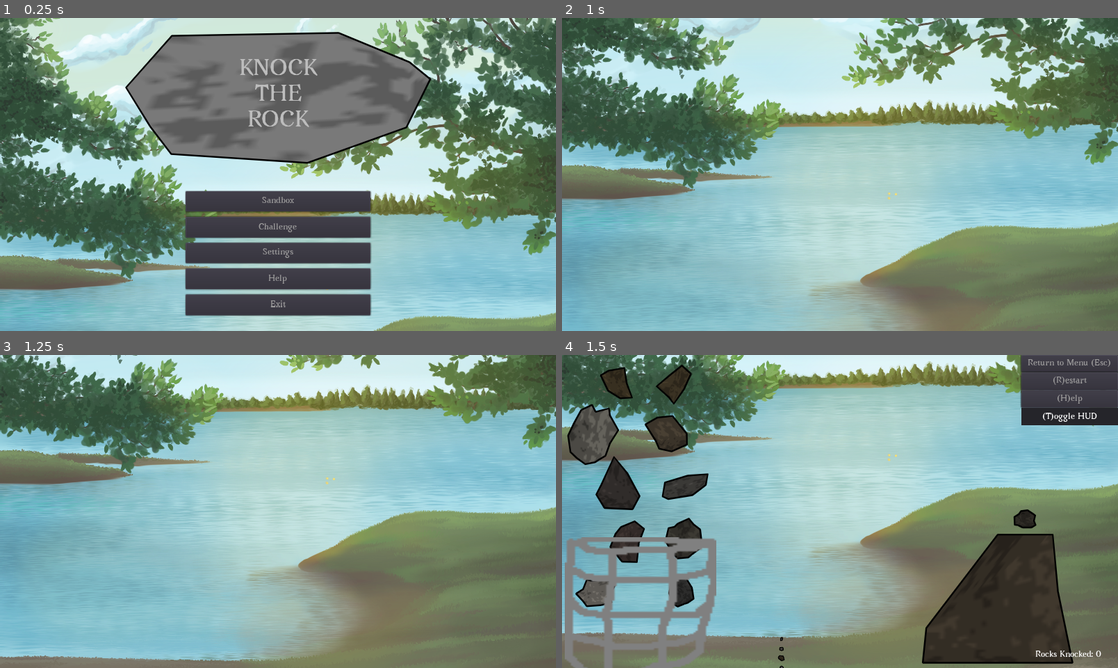
Above: before the commit, frames 1-4 (two rows, left to right).
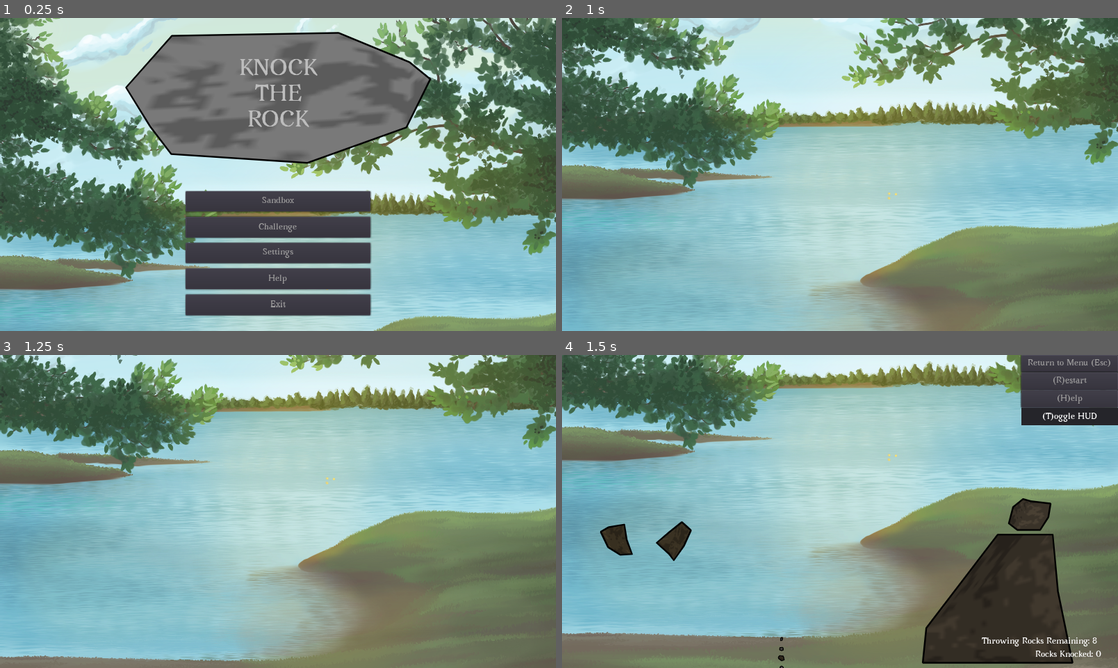
Above: after the commit, the same moments.

Repository: ebrahimebrahim/knock-the-rock
Game: Godot game, scene res://MenuScreen.tscn
Same seed, same stepped clock (60 frames per second), same inputs: the game is played once before the commit and once after it.
Inputs (mouse positions are in pixels of both pictures, inside the frame that each line leads up to):
- Up to frame 1 (0.25 s): no input
- Up to frame 2 (1 s): click "Challenge" at 0.5 s
- Up to frame 3 (1.25 s): no input
- Up to frame 4 (1.5 s): move the mouse to (962, 495) at 1.27 s; press the mouse at (962, 495) at 1.28 s

Frames 1-3 are identical in both runs. In frame 4, 10% of the frame differs, in the area x 0-97%, y 3-100%.

Commit message:
challenge mode now starts with a pair of rocks
You get a new rock when one is lost, receiving 10 rocks total. The number of new rocks remaining can be viewed by the player on a label. I'm trying to figure out if any of the code in check_endgame_condition() is now unnecessary, but it doesn't seem to be.

Diff:
--- a/ktr/GameChallenge.gd
+++ b/ktr/GameChallenge.gd
@@ -3,17 +3,14 @@
 var target_rock : Rock
 var target_rock_has_been_touched : bool
 var throwing_rocks = [] # list of Rocks that can be thrown-- some items in list will have been deleted at times
+var throwing_rocks_remaining : int = 10
 var beuld_topmid : Vector2
 var score : int = 0
 
 
 func _ready():
-	for spawn_line in $RockSpawnLines.get_children():
-		throwing_rocks += spawn_rocks((10/$RockSpawnLines.get_child_count()),spawn_line)
-
-	for rock in throwing_rocks:
-		rock.connect("tree_exited",self,"check_endgame_condition")
-		rock.connect("became_unholdable",self,"check_endgame_condition")
+	for _i in range(2):
+		place_new_throwing_rock()
 
 	beuld_topmid = beuld.global_transform.xform(beuld.top_mid())
 
@@ -39,7 +36,19 @@
 
 func increment_score():
 	score += 1
-	$ScoreLabelLayer/ScoreLabel.text = "Rocks Knocked: " + str(score)
+	$LabelsLayer/ScoreLabel.text = "Rocks Knocked: " + str(score)
+
+
+func place_new_throwing_rock():
+	var rock = spawn_rocks(1,$RockSpawnLine)
+	rock[0].connect("tree_exited",self,"check_endgame_condition")
+	rock[0].connect("became_unholdable",self,"check_endgame_condition")
+	throwing_rocks += rock
+	decrement_throwing_rocks_remaining()
+
+func decrement_throwing_rocks_remaining():
+	throwing_rocks_remaining -= 1
+	$LabelsLayer/ThrowingRocksRemainingLabel.text = "Throwing Rocks Remaining: " + str(throwing_rocks_remaining)
 
 
 func place_new_target_rock():
@@ -62,12 +71,18 @@
 
 
 func check_endgame_condition():
-	if not is_inside_tree(): return # if check was triggered by a scene restart, for example
+	if not is_inside_tree(): return false # if check was triggered by a scene restart, for example
 	for rock in throwing_rocks:
 		if is_instance_valid(rock) and rock.is_inside_tree() and rock.holdable:
-			return
+			return false
 	$DelayTillEndGame.start()
+	return true
 
 
 func _on_DelayTillEndGame_timeout():
 	print("game has ended with score of ",score) # placeholder
+
+
+func _on_LineOfPebbles_rock_lost():
+	if throwing_rocks_remaining:
+		place_new_throwing_rock()
--- a/ktr/GameChallenge.tscn
+++ b/ktr/GameChallenge.tscn
@@ -1,13 +1,9 @@
-[gd_scene load_steps=8 format=2]
+[gd_scene load_steps=6 format=2]
 
 [ext_resource path="res://GameBase.tscn" type="PackedScene" id=1]
 [ext_resource path="res://GameChallenge.gd" type="Script" id=2]
-[ext_resource path="res://images/crappy_wire_basket.png" type="Texture" id=3]
 [ext_resource path="res://theme.tres" type="Theme" id=4]
 [ext_resource path="res://LineOfPebbles.gd" type="Script" id=5]
-
-[sub_resource type="RectangleShape2D" id=1]
-extents = Vector2( 2.79635, 38.2724 )
 
 [sub_resource type="RectangleShape2D" id=2]
 extents = Vector2( 430.518, 705.9 )
@@ -15,52 +11,12 @@
 [node name="GameChallenge" instance=ExtResource( 1 )]
 script = ExtResource( 2 )
 
-[node name="crappy_wire_basket" type="Sprite" parent="." index="1"]
-position = Vector2( 149.477, 482.976 )
-scale = Vector2( 3.99182, 3.04443 )
-z_index = 1
-texture = ExtResource( 3 )
-
-[node name="LeftWall" type="StaticBody2D" parent="crappy_wire_basket" index="0"]
-
-[node name="CollisionShape2D" type="CollisionShape2D" parent="crappy_wire_basket/LeftWall" index="0"]
-position = Vector2( -33.7452, -2.32418 )
-shape = SubResource( 1 )
-
-[node name="RightWall" type="StaticBody2D" parent="crappy_wire_basket" index="1"]
-
-[node name="CollisionShape2D" type="CollisionShape2D" parent="crappy_wire_basket/RightWall" index="0"]
-position = Vector2( 31.9884, -3.1393 )
-shape = SubResource( 1 )
-
-[node name="RockSpawnLines" type="Node" parent="." index="4"]
-
-[node name="RockSpawnLine1" type="Line2D" parent="RockSpawnLines" index="0"]
-visible = false
-position = Vector2( 0, -250 )
-points = PoolVector2Array( 25, 300, 250, 300 )
-
-[node name="RockSpawnLine2" type="Line2D" parent="RockSpawnLines" index="1"]
-visible = false
-position = Vector2( 0, -150 )
-points = PoolVector2Array( 25, 300, 250, 300 )
-
-[node name="RockSpawnLine3" type="Line2D" parent="RockSpawnLines" index="2"]
-visible = false
-position = Vector2( 0, -50 )
-points = PoolVector2Array( 25, 300, 250, 300 )
-
-[node name="RockSpawnLine4" type="Line2D" parent="RockSpawnLines" index="3"]
+[node name="RockSpawnLine" type="Line2D" parent="." index="3"]
 visible = false
 position = Vector2( 0, 50 )
 points = PoolVector2Array( 25, 300, 250, 300 )
 
-[node name="RockSpawnLine5" type="Line2D" parent="RockSpawnLines" index="4"]
-visible = false
-position = Vector2( 0, 150 )
-points = PoolVector2Array( 25, 300, 250, 300 )
-
-[node name="LineOfPebbles" type="Line2D" parent="." index="6"]
+[node name="LineOfPebbles" type="Line2D" parent="." index="5"]
 points = PoolVector2Array( 420, 600, 420, 545 )
 width = 5.0
 default_color = Color( 0.909804, 0.0666667, 0.956863, 1 )
@@ -75,9 +31,24 @@
 [node name="CollisionShape2D" type="CollisionShape2D" parent="LineOfPebbles/ThrowZone" index="0"]
 shape = SubResource( 2 )
 
-[node name="ScoreLabelLayer" type="CanvasLayer" parent="." index="8"]
+[node name="LabelsLayer" type="CanvasLayer" parent="." index="7"]
 
-[node name="ScoreLabel" type="Label" parent="ScoreLabelLayer" index="0"]
+[node name="ThrowingRocksRemainingLabel" type="Label" parent="LabelsLayer" index="0"]
+anchor_left = 1.0
+anchor_top = 1.0
+anchor_right = 1.0
+anchor_bottom = 1.0
+margin_left = -261.275
+margin_top = -60.0
+margin_right = -14.275
+margin_bottom = -25.0
+theme = ExtResource( 4 )
+text = "Throwing Rocks Remaining: 0"
+__meta__ = {
+"_edit_use_anchors_": false
+}
+
+[node name="ScoreLabel" type="Label" parent="LabelsLayer" index="1"]
 anchor_left = 1.0
 anchor_top = 1.0
 anchor_right = 1.0
@@ -90,18 +61,19 @@
 "_edit_use_anchors_": false
 }
 
-[node name="DelayTillSpawnTarget" type="Timer" parent="." index="9"]
+[node name="DelayTillSpawnTarget" type="Timer" parent="." index="8"]
 one_shot = true
 __meta__ = {
 "_editor_description_": "How long to wait after target rock is knocked off before spawning a new target rock"
 }
 
-[node name="DelayTillEndGame" type="Timer" parent="." index="10"]
+[node name="DelayTillEndGame" type="Timer" parent="." index="9"]
 wait_time = 2.0
 one_shot = true
 __meta__ = {
 "_editor_description_": "How long to wait after player is out of rocks before actually ending the game-- we wait to give the last target rock a chance to finish falling."
 }
+[connection signal="rock_lost" from="LineOfPebbles" to="." method="_on_LineOfPebbles_rock_lost"]
 [connection signal="body_exited" from="LineOfPebbles/ThrowZone" to="LineOfPebbles" method="_on_ThrowZone_body_exited"]
 [connection signal="timeout" from="DelayTillSpawnTarget" to="." method="place_new_target_rock"]
 [connection signal="timeout" from="DelayTillEndGame" to="." method="_on_DelayTillEndGame_timeout"]
--- a/ktr/LineOfPebbles.gd
+++ b/ktr/LineOfPebbles.gd
@@ -6,6 +6,8 @@
 const pebble_scale = 0.1
 
 var num_pebbles : int
+
+signal rock_lost
 
 
 func _ready():
@@ -23,7 +25,9 @@
 
 func _on_ThrowZone_body_exited(body):
 	if body is Rock:
-		body.holdable=false
+		if body.holdable:
+			body.holdable=false
+			emit_signal("rock_lost")
 		if body.is_held:
 			Input.set_custom_mouse_cursor(preload("res://images/splayed_hand.png"),Input.CURSOR_ARROW,Vector2(21,27))
 			body.set_held(false)
